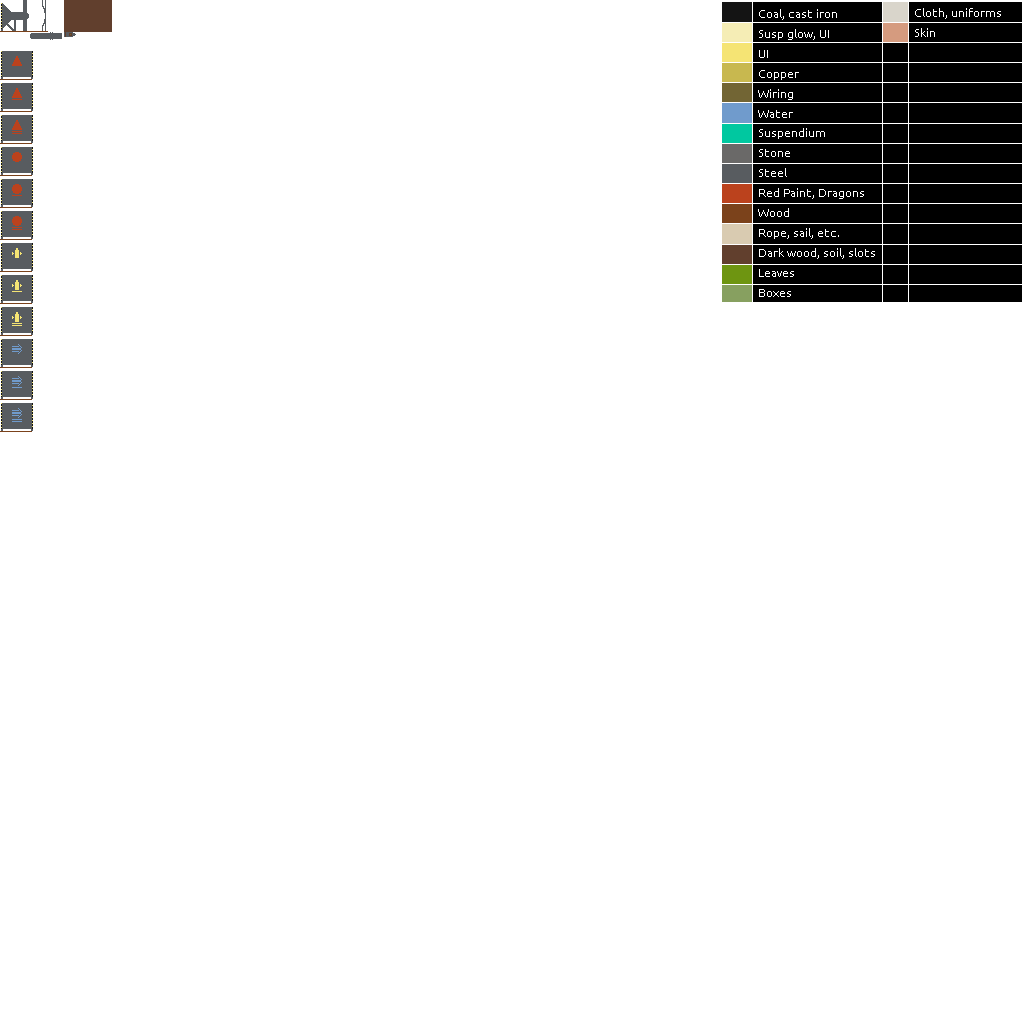
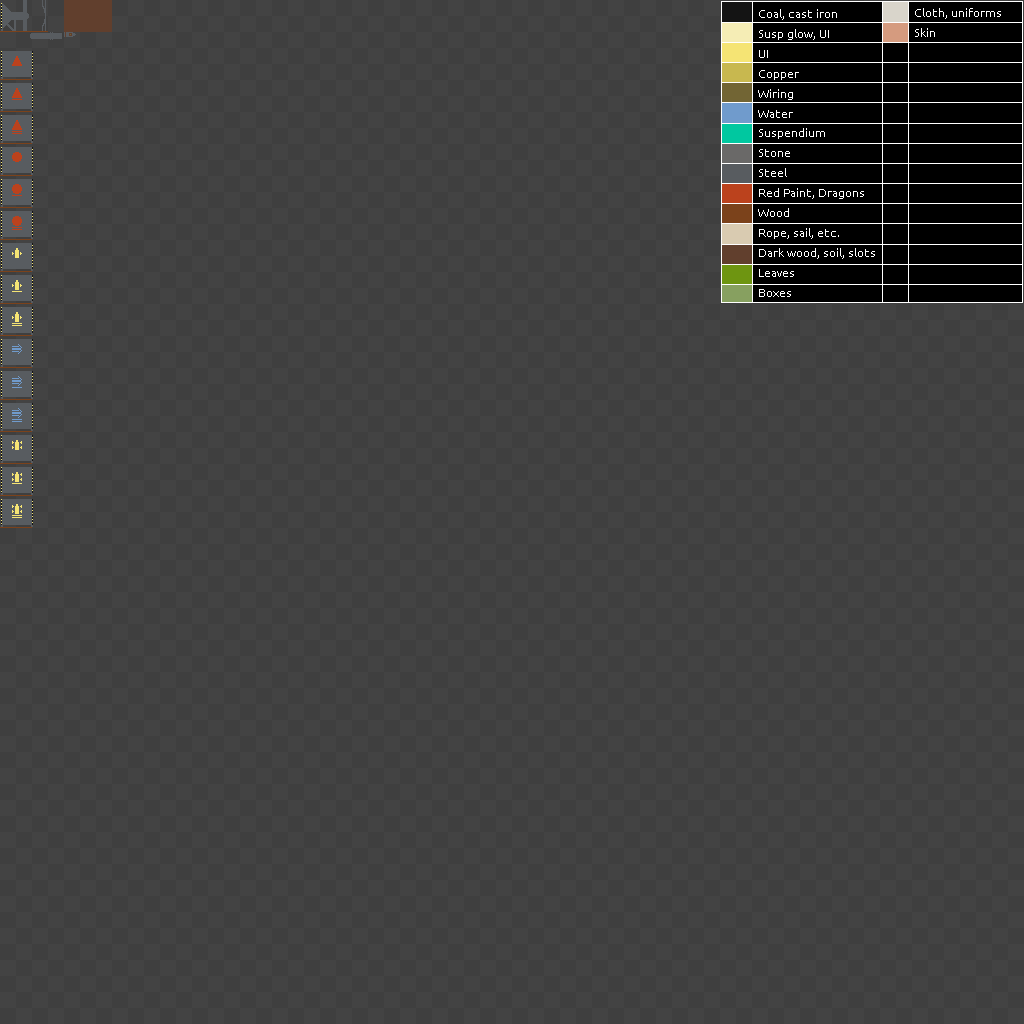
The second 1024 x 1024 image is a revision of the first. Changes to its layers:
painted on "my_spritesheet" over <box>0,435,33,528</box>
showed "16x16 grid" over <box>0,0,1024,1024</box>
